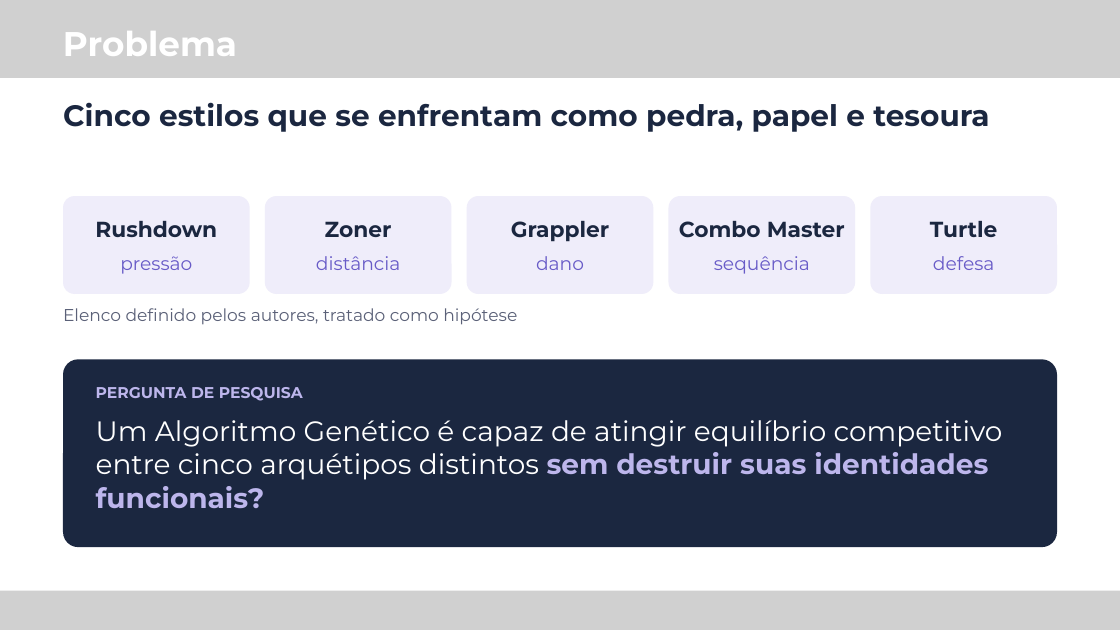
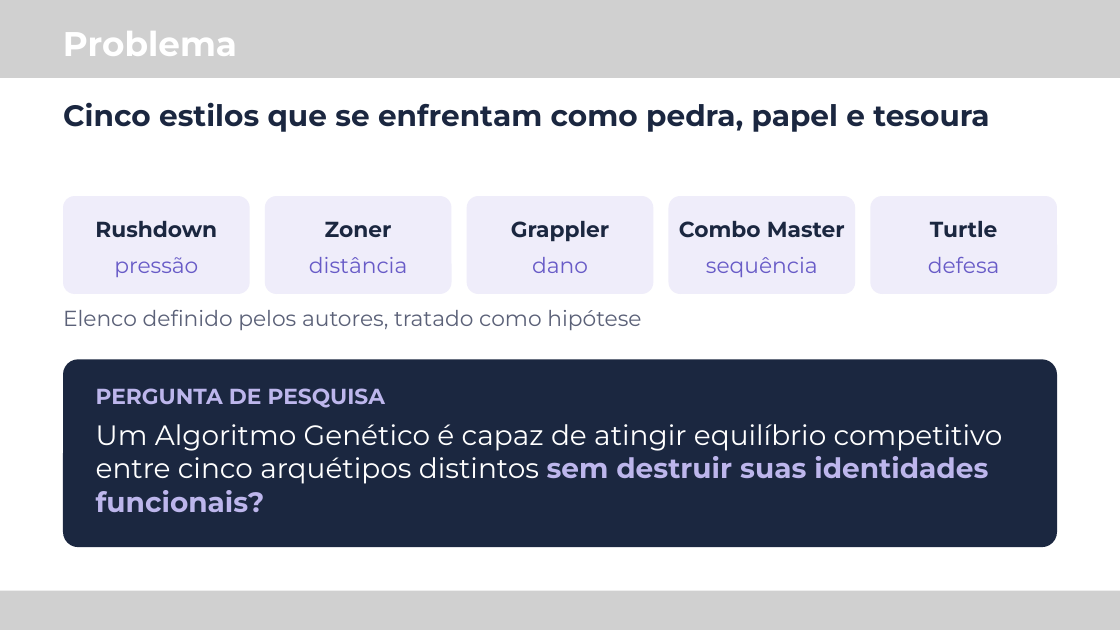
Before and after one commit to M-Gimenes/Simulation, a slide deck: slide 3 of overleaf/talk-latinoware-2026/slides.pptx. Drawn at 1120x630 pixels with LibreOffice and Linux fonts; fonts in the diff are those of the drawing; grey boxes stand for pictures. Boxes give left, top, right and bottom in pixels: in the first picture for what was removed or moved away, otherwise in the second. Text is boxed around its words. In the diff, an @@ line names an element or a change of style, - is before the commit and + after.

```diff
--- a/overleaf/talk-latinoware-2026/slides.pptx
+++ b/overleaf/talk-latinoware-2026/slides.pptx
@@ size 24 to 28 pt in 5 elements at box(114, 257, 198, 277), box(309, 257, 407, 273), box(532, 257, 588, 273), box(706, 257, 818, 277), box(928, 257, 1000, 273) @@
@@ text "Elenco definido pelos autores, tratado ..." at box(63, 310, 641, 330): size 22 to 28 pt @@
@@ text "PERGUNTA DE PESQUISA" at box(96, 388, 385, 408): size 20 to 28 pt @@
@@ text "Um Algoritmo Genético é capaz ...": place and size @@
-text "Um Algoritmo Genético é capaz ..." at box(96, 420, 1003, 508)
+text "Um Algoritmo Genético é capaz ..." at box(96, 424, 1003, 512)
```
Also in this commit, not shown: 7 other slides changed, 1 other file.
